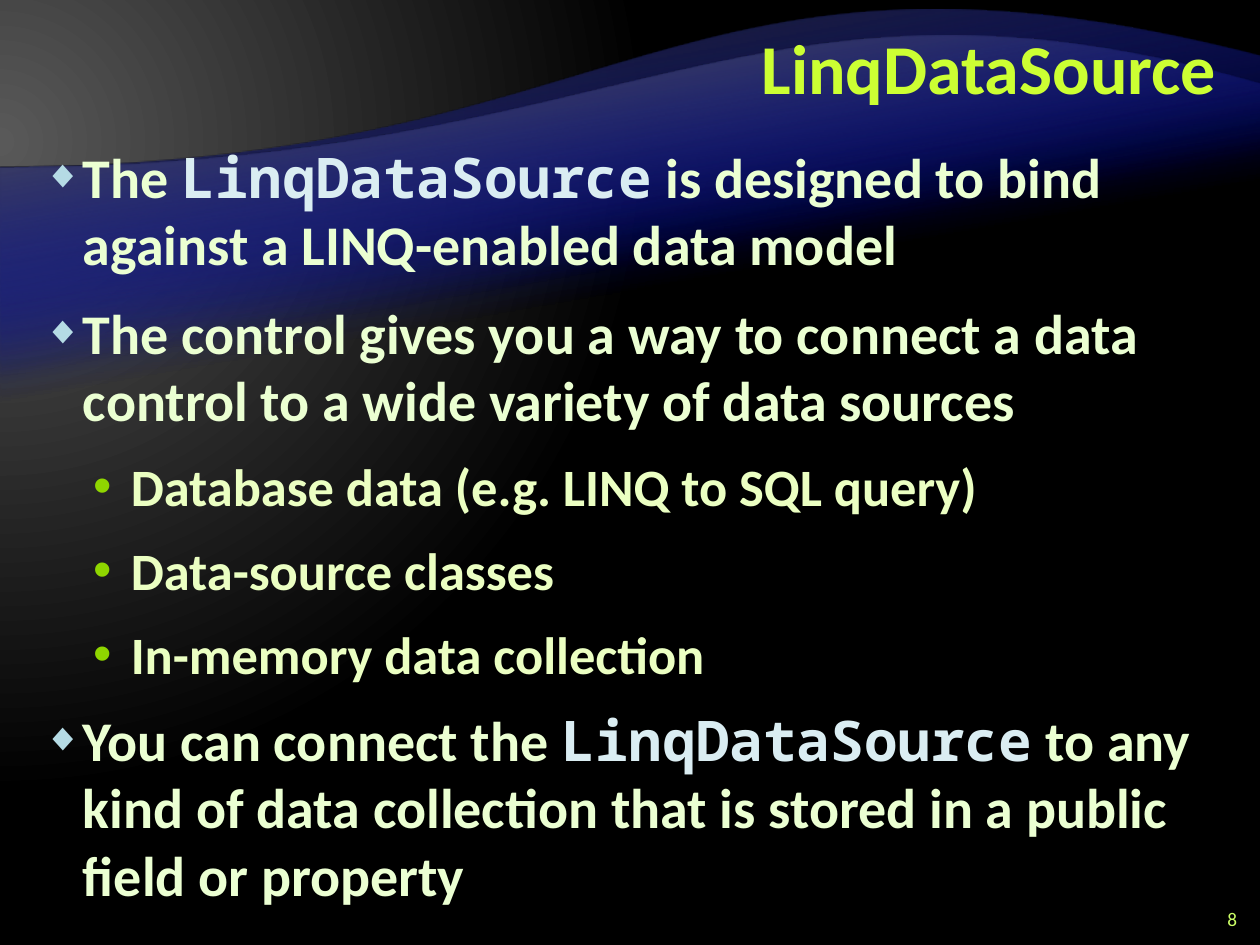
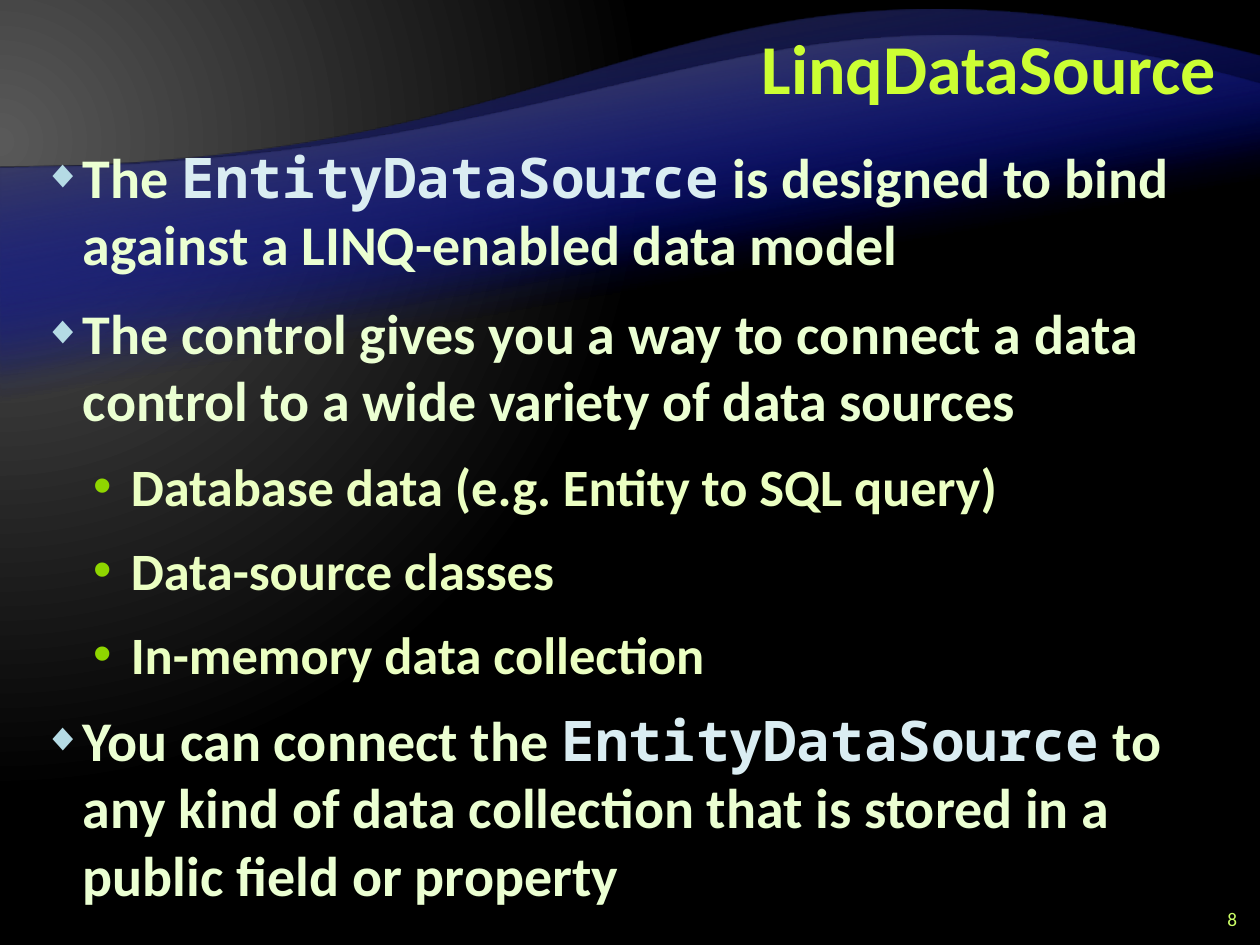
Before and after one commit to Graveheart/aspnetcourse, a slide deck: slide 8 of 2010/lectures/10. ASP.NET-and-Databases.pptx. Drawn at 1260x945 pixels with LibreOffice and Linux fonts; fonts in the diff are those of the drawing; background and template pictures are left out. Boxes give left, top, right and bottom in pixels: in the first picture for what was removed or moved away, otherwise in the second. Text is boxed around its words. In the diff, an @@ line names an element or a change of style, - is before the commit and + after.

Commit message:
changed from Linq-To-SQL to Entities-To-SQL

```diff
--- a/2010/lectures/10. ASP.NET-and-Databases.pptx
+++ b/2010/lectures/10. ASP.NET-and-Databases.pptx
@@ text at (83,146,1169,279): text changed @@
-◆ The LinqDataSource is designed to bind against a LINQ-enabled data model
+◆ The EntityDataSource is designed to bind against a LINQ-enabled data model
@@ text at (131,467,997,515): text changed @@
-  • Database data (e.g. LINQ to SQL query)
+  • Database data (e.g. Entity to SQL query)
@@ text at (83,717,1162,905): text changed @@
-◆ You can connect the LinqDataSource to any kind of data collection that is stored in a public field or property
+◆ You can connect the EntityDataSource to any kind of data collection that is stored in a public field or property
```
Also in this commit, not shown: 11 other slides changed.
